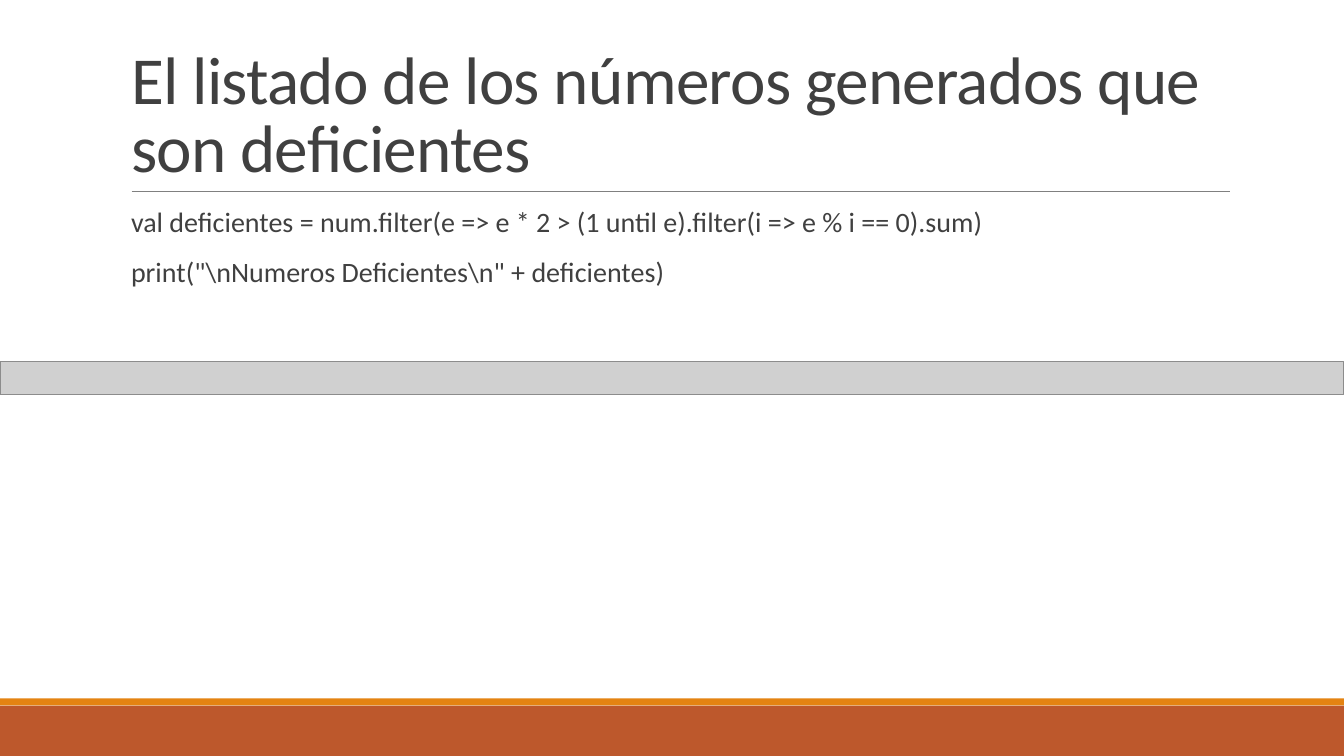
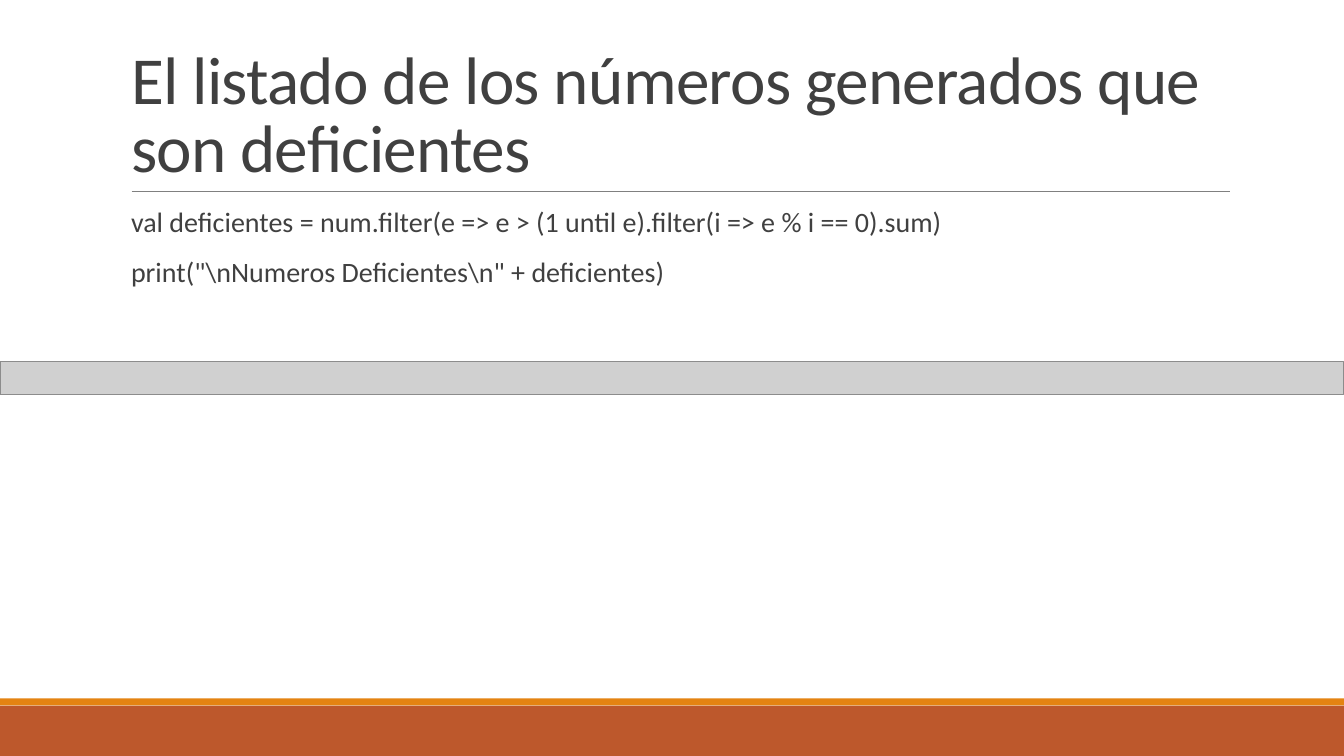
Before and after one commit to llpuchaicela/practica1_ProgAvanzada, a slide deck: slide 10 of trabvajo.pptx. Drawn at 1344x756 pixels with LibreOffice and Linux fonts; fonts in the diff are those of the drawing; grey boxes stand for pictures. Boxes give left, top, right and bottom in pixels: in the first picture for what was removed or moved away, otherwise in the second. Text is boxed around its words. In the diff, an @@ line names an element or a change of style, - is before the commit and + after.

```diff
--- a/trabvajo.pptx
+++ b/trabvajo.pptx
@@ text at <box>131,211,941,236</box>: text changed @@
-  val deficientes = num.filter(e => e * 2 > (1 until e).filter(i => e % i == 0).sum)
+  val deficientes = num.filter(e => e > (1 until e).filter(i => e % i == 0).sum)
```
Also in this commit, not shown: 5 other slides changed.
